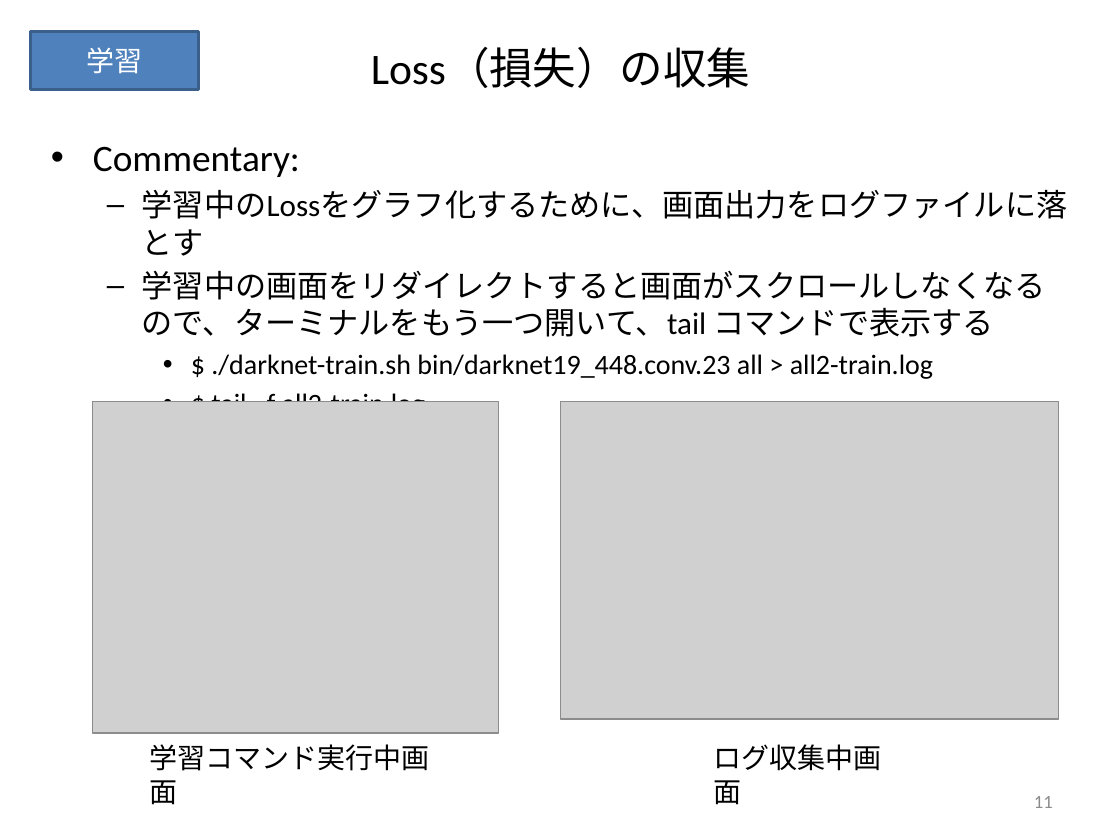
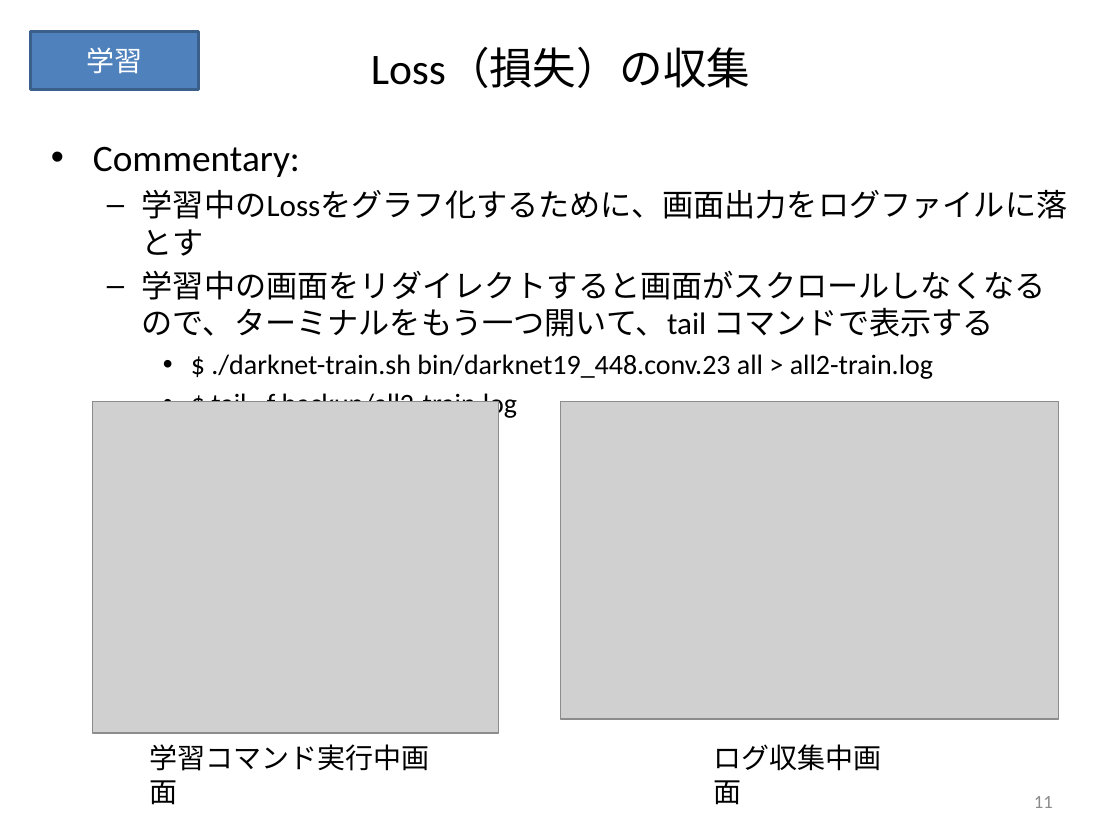
Before and after one commit to keides2/android-yolo-v2, a slide deck: slide 11 of docs/[PPTX] ごみ分別人工知能スマホアプリ作成手順.pptx. Drawn at 1120x840 pixels with LibreOffice and Linux fonts; fonts in the diff are those of the drawing; grey boxes stand for pictures. Boxes give left, top, right and bottom in pixels: in the first picture for what was removed or moved away, otherwise in the second. Text is boxed around its words. In the diff, an @@ line names an element or a change of style, - is before the commit and + after.

```diff
--- a/docs/[PPTX] ごみ分別人工知能スマホアプリ作成手順.pptx
+++ b/docs/[PPTX] ごみ分別人工知能スマホアプリ作成手順.pptx
@@ text at <box>211,390,517,420</box>: text changed @@
-    • $ tail –f all2-train.log
+    • $ tail –f backup/all2-train.log
```
Also in this commit, not shown: 7 other slides changed, 3 other files.
